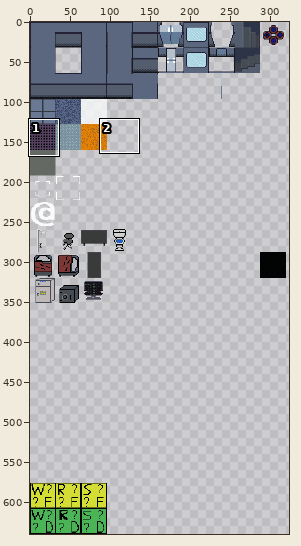
Edited in one commit: sprite sheet (NamelessRogue/Content/Sprites/tileset2.png). The picture above shows the old version from afar; the outline marks the close-up.
Close-up. Old version:
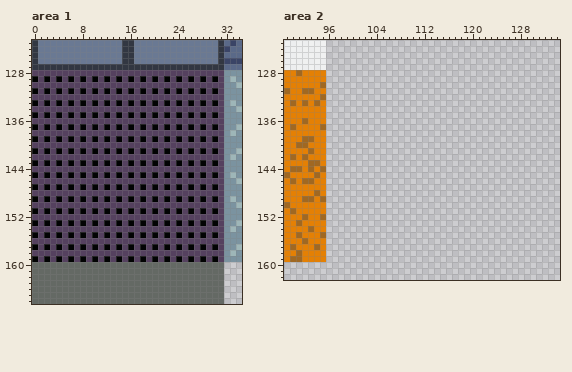
The file is 640x640 pixels. Pixels under 10% opacity are left out. Colours within 5 levels of each other are drawn and written as one. Shown: area 1: x 0..34, y 123..166; area 2: x 89..134, y 123..162. The wide view leaves out empty margins. The commit also changed other parts of the picture, which this record leaves out.
And afterwards:
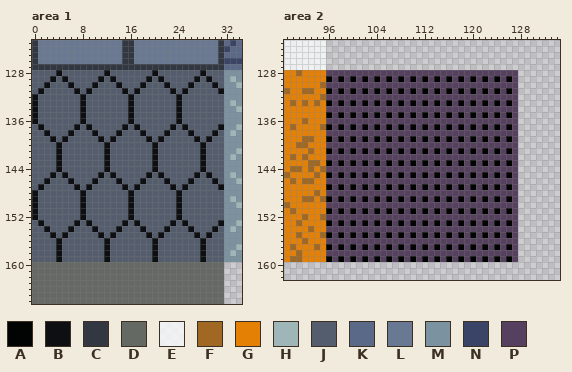
Palette (. is transparent): A #020303  B #0e0f12  C #323742  D #646964  E #f7f8f8d3  F #a06822  G #e48004  H #9eb6b8  J #545d6e  K #5a6988  L #6a7993  M #7b93a0  N #3a4466  P #55415f
Difference:
Area 1:
y 128: x 0..31 PPPPPPPPPPPPPPPPPPPPPPPPPPPPPPPP -> JJJJBJJJJJJJBJJJJJJJBJJJJJJJBJJJ
y 129: x 0..31 APAPAPAPAPAPAPAPAPAPAPAPAPAPAPAP -> JJJBJBJJJJJBJBJJJJJBJBJJJJJBJBJJ
y 130: x 0..31 PPPPPPPPPPPPPPPPPPPPPPPPPPPPPPPP -> JJBJJJBJJJBJJJBJJJBJJJBJJJBJJJBJ
y 131: x 0..31 APAPAPAPAPAPAPAPAPAPAPAPAPAPAPAP -> JBJJJJJBJBJJJJJBJBJJJJJBJBJJJJJB
y 132: x 0..31 PPPPPPPPPPPPPPPPPPPPPPPPPPPPPPPP -> BJJJJJJJBJJJJJJJBJJJJJJJBJJJJJJJ
y 133: x 0..31 APAPAPAPAPAPAPAPAPAPAPAPAPAPAPAP -> BJJJJJJJBJJJJJJJBJJJJJJJBJJJJJJJ
y 134: x 0..31 PPPPPPPPPPPPPPPPPPPPPPPPPPPPPPPP -> BJJJJJJJBJJJJJJJBJJJJJJJBJJJJJJJ
y 135: x 0..31 APAPAPAPAPAPAPAPAPAPAPAPAPAPAPAP -> BJJJJJJJBJJJJJJJBJJJJJJJBJJJJJJJ
y 136: x 0..31 PPPPPPPPPPPPPPPPPPPPPPPPPPPPPPPP -> BJJJJJJJBJJJJJJJBJJJJJJJBJJJJJJJ
y 137: x 0..31 APAPAPAPAPAPAPAPAPAPAPAPAPAPAPAP -> JBJJJJJBJBJJJJJBJBJJJJJBJBJJJJJB
y 138: x 0..31 PPPPPPPPPPPPPPPPPPPPPPPPPPPPPPPP -> JJBJJJBJJJBJJJBJJJBJJJBJJJBJJJBJ
y 139: x 0..31 APAPAPAPAPAPAPAPAPAPAPAPAPAPAPAP -> JJJBJBJJJJJBJBJJJJJBJBJJJJJBJBJJ
y 140: x 0..31 PPPPPPPPPPPPPPPPPPPPPPPPPPPPPPPP -> JJJJBJJJJJJJBJJJJJJJBJJJJJJJBJJJ
y 141: x 0..31 APAPAPAPAPAPAPAPAPAPAPAPAPAPAPAP -> JJJJBJJJJJJJBJJJJJJJBJJJJJJJBJJJ
y 142: x 0..31 PPPPPPPPPPPPPPPPPPPPPPPPPPPPPPPP -> JJJJBJJJJJJJBJJJJJJJBJJJJJJJBJJJ
y 143: x 0..31 APAPAPAPAPAPAPAPAPAPAPAPAPAPAPAP -> JJJJBJJJJJJJBJJJJJJJBJJJJJJJBJJJ
y 144: x 0..31 PPPPPPPPPPPPPPPPPPPPPPPPPPPPPPPP -> JJJJBJJJJJJJBJJJJJJJBJJJJJJJBJJJ
y 145: x 0..31 APAPAPAPAPAPAPAPAPAPAPAPAPAPAPAP -> JJJBJBJJJJJBJBJJJJJBJBJJJJJBJBJJ
y 146: x 0..31 PPPPPPPPPPPPPPPPPPPPPPPPPPPPPPPP -> JJBJJJBJJJBJJJBJJJBJJJBJJJBJJJBJ
y 147: x 0..31 APAPAPAPAPAPAPAPAPAPAPAPAPAPAPAP -> JBJJJJJBJBJJJJJBJBJJJJJBJBJJJJJB
y 148: x 0..31 PPPPPPPPPPPPPPPPPPPPPPPPPPPPPPPP -> BJJJJJJJBJJJJJJJBJJJJJJJBJJJJJJJ
y 149: x 0..31 APAPAPAPAPAPAPAPAPAPAPAPAPAPAPAP -> BJJJJJJJBJJJJJJJBJJJJJJJBJJJJJJJ
y 150: x 0..31 PPPPPPPPPPPPPPPPPPPPPPPPPPPPPPPP -> BJJJJJJJBJJJJJJJBJJJJJJJBJJJJJJJ
y 151: x 0..31 APAPAPAPAPAPAPAPAPAPAPAPAPAPAPAP -> BJJJJJJJBJJJJJJJBJJJJJJJBJJJJJJJ
y 152: x 0..31 PPPPPPPPPPPPPPPPPPPPPPPPPPPPPPPP -> BJJJJJJJBJJJJJJJBJJJJJJJBJJJJJJJ
y 153: x 0..31 APAPAPAPAPAPAPAPAPAPAPAPAPAPAPAP -> JBJJJJJBJBJJJJJBJBJJJJJBJBJJJJJB
y 154: x 0..31 PPPPPPPPPPPPPPPPPPPPPPPPPPPPPPPP -> JJBJJJBJJJBJJJBJJJBJJJBJJJBJJJBJ
y 155: x 0..31 APAPAPAPAPAPAPAPAPAPAPAPAPAPAPAP -> JJJBJBJJJJJBJBJJJJJBJBJJJJJBJBJJ
y 156: x 0..31 PPPPPPPPPPPPPPPPPPPPPPPPPPPPPPPP -> JJJJBJJJJJJJBJJJJJJJBJJJJJJJBJJJ
y 157: x 0..31 APAPAPAPAPAPAPAPAPAPAPAPAPAPAPAP -> JJJJBJJJJJJJBJJJJJJJBJJJJJJJBJJJ
y 158: x 0..31 PPPPPPPPPPPPPPPPPPPPPPPPPPPPPPPP -> JJJJBJJJJJJJBJJJJJJJBJJJJJJJBJJJ
y 159: x 0..31 APAPAPAPAPAPAPAPAPAPAPAPAPAPAPAP -> JJJJBJJJJJJJBJJJJJJJBJJJJJJJBJJJ
Area 2:
y 128: x 96..127 ................................ -> PPPPPPPPPPPPPPPPPPPPPPPPPPPPPPPP
y 129: x 96..127 ................................ -> APAPAPAPAPAPAPAPAPAPAPAPAPAPAPAP
y 130: x 96..127 ................................ -> PPPPPPPPPPPPPPPPPPPPPPPPPPPPPPPP
y 131: x 96..127 ................................ -> APAPAPAPAPAPAPAPAPAPAPAPAPAPAPAP
y 132: x 96..127 ................................ -> PPPPPPPPPPPPPPPPPPPPPPPPPPPPPPPP
y 133: x 96..127 ................................ -> APAPAPAPAPAPAPAPAPAPAPAPAPAPAPAP
y 134: x 96..127 ................................ -> PPPPPPPPPPPPPPPPPPPPPPPPPPPPPPPP
y 135: x 96..127 ................................ -> APAPAPAPAPAPAPAPAPAPAPAPAPAPAPAP
y 136: x 96..127 ................................ -> PPPPPPPPPPPPPPPPPPPPPPPPPPPPPPPP
y 137: x 96..127 ................................ -> APAPAPAPAPAPAPAPAPAPAPAPAPAPAPAP
y 138: x 96..127 ................................ -> PPPPPPPPPPPPPPPPPPPPPPPPPPPPPPPP
y 139: x 96..127 ................................ -> APAPAPAPAPAPAPAPAPAPAPAPAPAPAPAP
y 140: x 96..127 ................................ -> PPPPPPPPPPPPPPPPPPPPPPPPPPPPPPPP
y 141: x 96..127 ................................ -> APAPAPAPAPAPAPAPAPAPAPAPAPAPAPAP
y 142: x 96..127 ................................ -> PPPPPPPPPPPPPPPPPPPPPPPPPPPPPPPP
y 143: x 96..127 ................................ -> APAPAPAPAPAPAPAPAPAPAPAPAPAPAPAP
y 144: x 96..127 ................................ -> PPPPPPPPPPPPPPPPPPPPPPPPPPPPPPPP
y 145: x 96..127 ................................ -> APAPAPAPAPAPAPAPAPAPAPAPAPAPAPAP
y 146: x 96..127 ................................ -> PPPPPPPPPPPPPPPPPPPPPPPPPPPPPPPP
y 147: x 96..127 ................................ -> APAPAPAPAPAPAPAPAPAPAPAPAPAPAPAP
y 148: x 96..127 ................................ -> PPPPPPPPPPPPPPPPPPPPPPPPPPPPPPPP
y 149: x 96..127 ................................ -> APAPAPAPAPAPAPAPAPAPAPAPAPAPAPAP
y 150: x 96..127 ................................ -> PPPPPPPPPPPPPPPPPPPPPPPPPPPPPPPP
y 151: x 96..127 ................................ -> APAPAPAPAPAPAPAPAPAPAPAPAPAPAPAP
y 152: x 96..127 ................................ -> PPPPPPPPPPPPPPPPPPPPPPPPPPPPPPPP
y 153: x 96..127 ................................ -> APAPAPAPAPAPAPAPAPAPAPAPAPAPAPAP
y 154: x 96..127 ................................ -> PPPPPPPPPPPPPPPPPPPPPPPPPPPPPPPP
y 155: x 96..127 ................................ -> APAPAPAPAPAPAPAPAPAPAPAPAPAPAPAP
y 156: x 96..127 ................................ -> PPPPPPPPPPPPPPPPPPPPPPPPPPPPPPPP
y 157: x 96..127 ................................ -> APAPAPAPAPAPAPAPAPAPAPAPAPAPAPAP
y 158: x 96..127 ................................ -> PPPPPPPPPPPPPPPPPPPPPPPPPPPPPPPP
y 159: x 96..127 ................................ -> APAPAPAPAPAPAPAPAPAPAPAPAPAPAPAP
